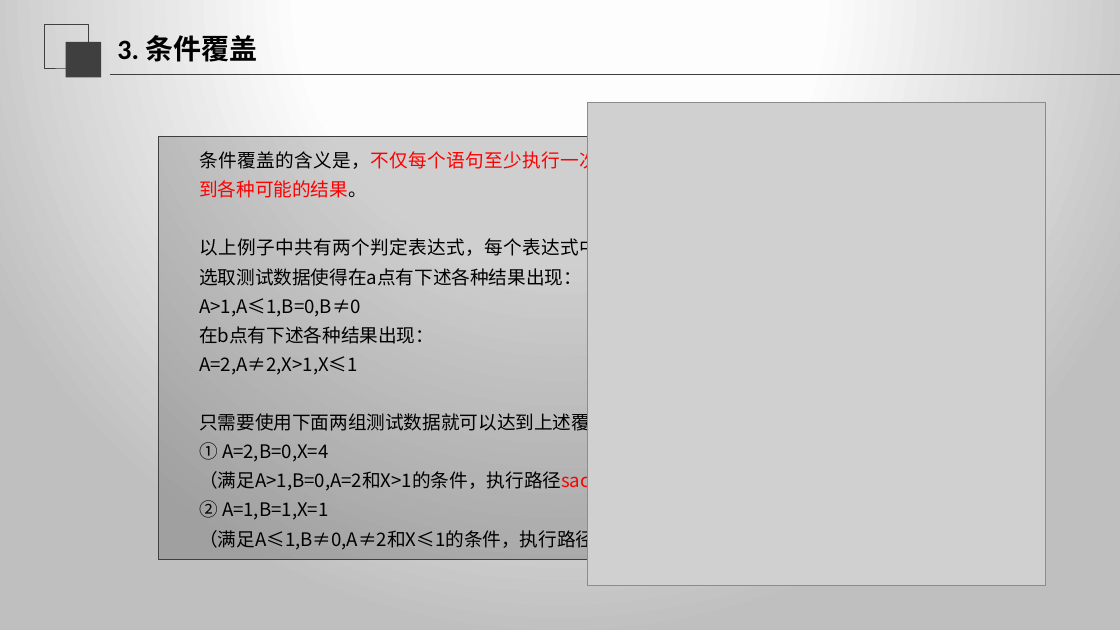
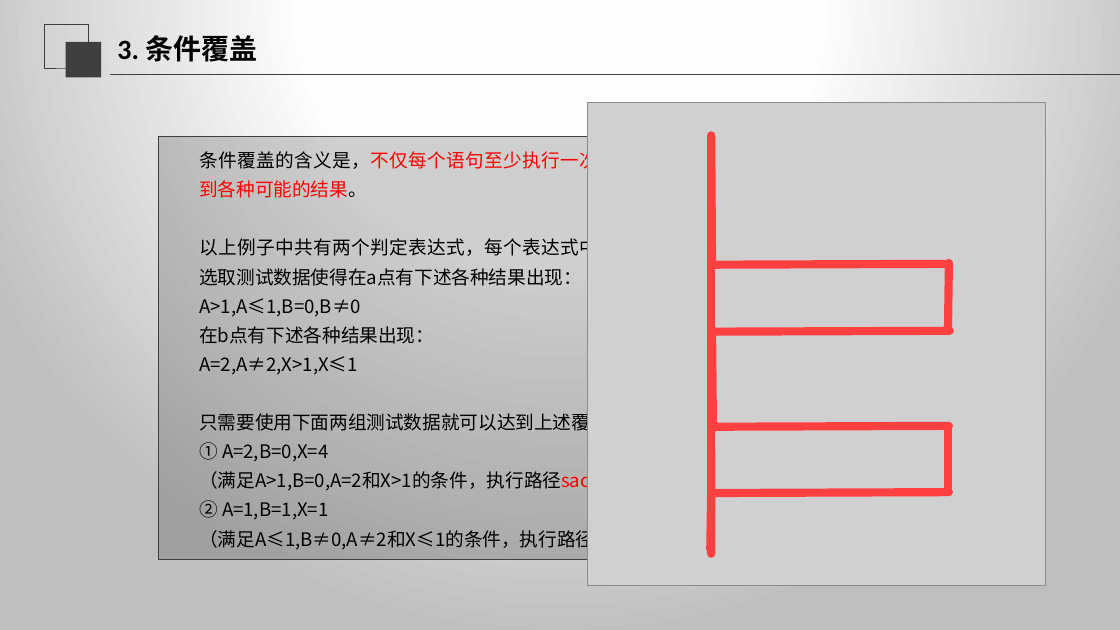
Before and after one commit to SE2020-G02/OurSudoku, a slide deck: slide 36 of SE2020-G02-实现阶段/翻转课堂 7.6白盒测试.pptx (slide 32 before the commit). Drawn at 1120x630 pixels with LibreOffice and Linux fonts; fonts in the diff are those of the drawing; grey boxes stand for pictures. Boxes give left, top, right and bottom in pixels: in the first picture for what was removed or moved away, otherwise in the second. Text is boxed around its words. In the diff, an @@ line names an element or a change of style, - is before the commit and + after.

```diff
--- a/SE2020-G02-实现阶段/翻转课堂 7.6白盒测试.pptx
+++ b/SE2020-G02-实现阶段/翻转课堂 7.6白盒测试.pptx
@@ line added from (712, 139) to (712, 554), #FF4040 7 pt @@
@@ group added at <box>711,135,950,549</box>: 9 lines @@
```
Also in this commit, not shown: 20 other slides changed, 6 slides added, 1 slide removed, 2 other files.
